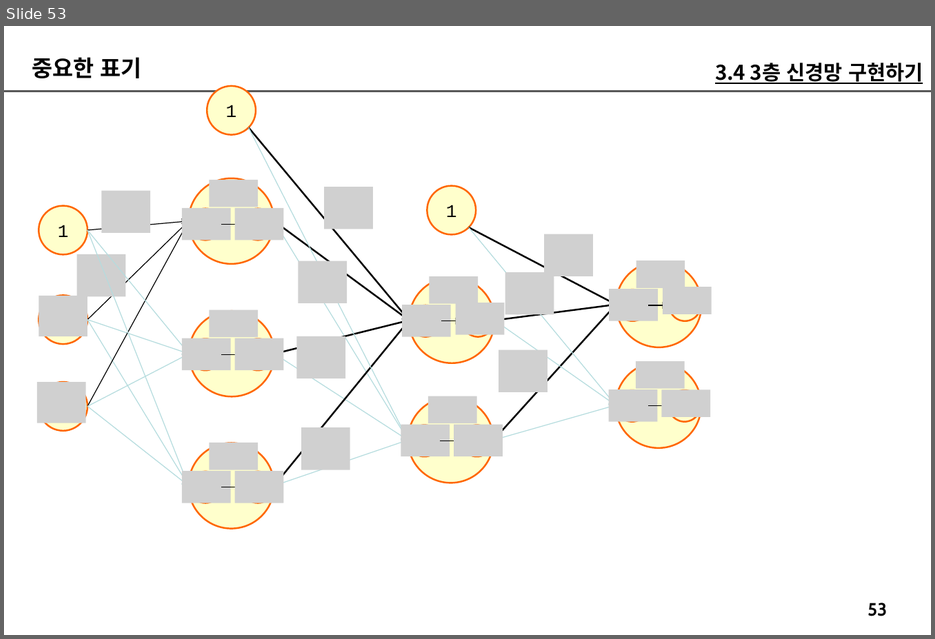
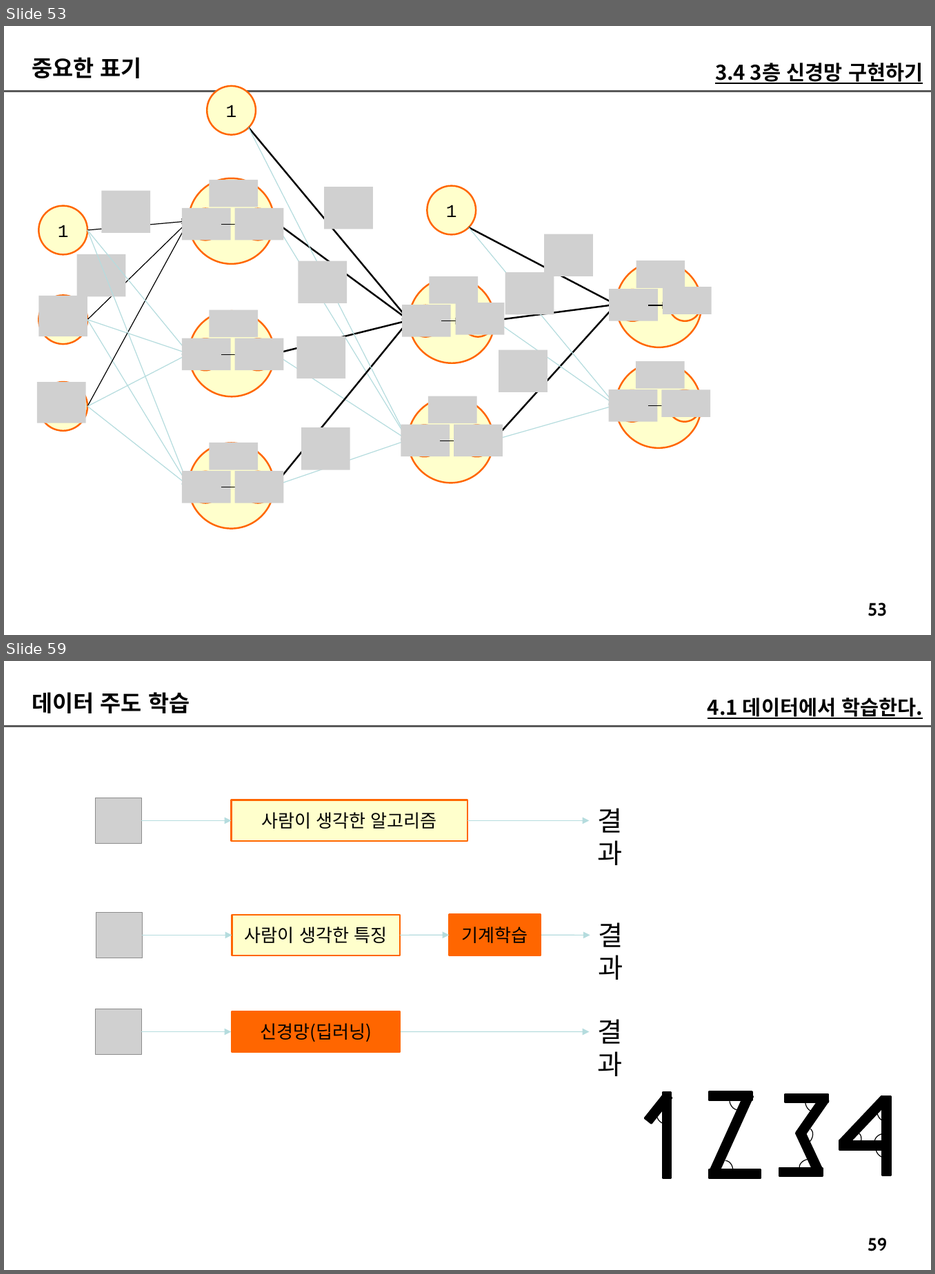
Before and after one commit to imguru-mooc/AI_Basic, a slide deck: 인공지능_2(판서).pptx. Shown one above the other, each under a label of ours: slide 53 before the commit, slides 53 and 59 after it; the slides between them are not shown. The pictures are 935x639 and 935x1274 pixels, drawn with LibreOffice and Linux fonts; fonts in the diff are those of the drawing; grey boxes stand for pictures. Boxes give left, top, right and bottom in pixels: in the first picture for what was removed or moved away, otherwise in the second. Text is boxed around its words. In the diff, an @@ line names an element or a change of style, - is before the commit and + after.

```diff
--- a/인공지능_2(판서).pptx
+++ b/인공지능_2(판서).pptx
@@ slide 59 added at (x1=4, y1=661, x2=931, y2=1270), background #FFFFFF; not listed: 2 template elements that a slide beside it also shows @@
@@ text added at (x1=32, y1=692, x2=190, y2=713), 20 pt, text #000000, bold @@
+데이터 주도 학습
@@ text added at (x1=708, y1=698, x2=924, y2=719), 18 pt, text #000000, bold, underline @@
+4.1 데이터에서 학습한다.
@@ picture added at (x1=96, y1=798, x2=142, y2=844) @@
@@ rectangle added at (x1=232, y1=800, x2=468, y2=840), fill #FFFFCC, outline #FF6600 1.5 pt, 16 pt, text #000000 @@
+사람이 생각한 알고리즘
@@ arrow added from (141, 821) to (232, 821), #B6DCDF 0.75 pt @@
@@ arrow added from (468, 821) to (590, 821), #B6DCDF 0.75 pt @@
@@ text added at (x1=597, y1=808, x2=622, y2=865), 24 pt, text #000000 @@
+결과
@@ picture added at (x1=96, y1=913, x2=142, y2=958) @@
@@ rectangle added at (x1=232, y1=914, x2=400, y2=955), fill #FFFFCC, outline #FF6600 1.5 pt, 16 pt, text #000000 @@
+사람이 생각한 특징
@@ rectangle added at (x1=449, y1=914, x2=541, y2=955), fill #FF6600, outline #FF6600 1.5 pt, 16 pt, text #000000 @@
+기계학습
@@ text added at (x1=598, y1=923, x2=623, y2=980), 24 pt, text #000000 @@
+결과
@@ arrow added from (142, 936) to (232, 936), #B6DCDF 0.75 pt @@
@@ arrow added from (400, 936) to (449, 935), #B6DCDF 0.75 pt @@
@@ arrow added from (541, 935) to (590, 936), #B6DCDF 0.75 pt @@
@@ picture added at (x1=96, y1=1009, x2=142, y2=1055) @@
@@ rectangle added at (x1=232, y1=1011, x2=400, y2=1052), fill #FF6600, outline #FF6600 1.5 pt, 16 pt, text #000000 @@
+신경망(딥러닝)
@@ arrow added from (141, 1032) to (232, 1032), #B6DCDF 0.75 pt @@
@@ arrow added from (400, 1032) to (590, 1032), #B6DCDF 0.75 pt @@
@@ text added at (x1=597, y1=1019, x2=622, y2=1076), 24 pt, text #000000 @@
+결과
@@ group added at (x1=645, y1=1089, x2=895, y2=1181): 12 rectangles, 10 arc (boxed as its full ellipse)s @@
```
Also in this commit, not shown: 7 slides changed, 16 other slides added.
